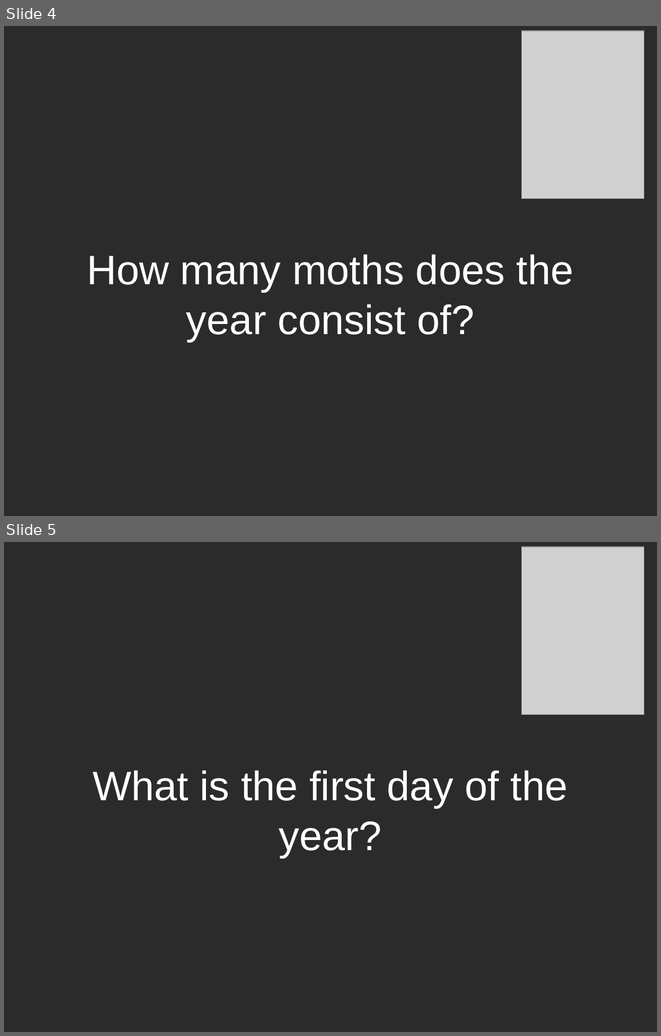
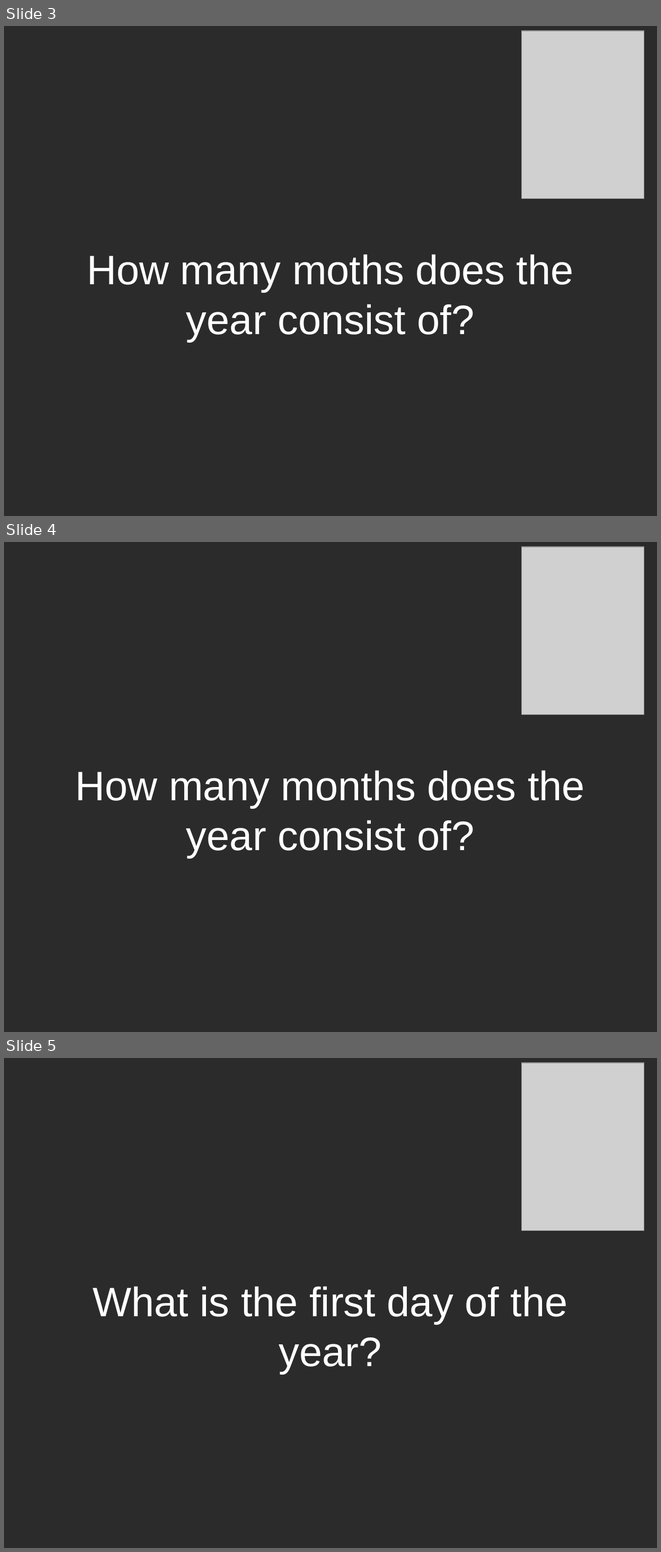
Before and after one commit to dodikk/ESLocale, a slide deck: article/slides/CalendarSqlite.odp. Shown one above the other, each under a label of ours: slides 4 and 5 before the commit, slides 3, 4 and 5 after it. The pictures are 661x1036 and 661x1552 pixels, drawn with LibreOffice and Linux fonts; fonts in the diff are those of the drawing; grey boxes stand for pictures; background and template pictures are left out; a plain dark background stands for a picture behind light text. Boxes give left, top, right and bottom in pixels: in the first picture for what was removed or moved away, otherwise in the second. Text is boxed around its words. In the diff, an @@ line names an element or a change of style, - is before the commit and + after.

```diff
--- a/article/slides/CalendarSqlite.odp
+++ b/article/slides/CalendarSqlite.odp
@@ slide 4 added at <box>4,542,657,1032</box>, background picture (left out) @@
@@ picture added at <box>522,547,645,714</box> @@
@@ text added at <box>76,770,585,858</box>, 50 pt, text #FFFFFF @@
+How many months does the year consist of?
@@ what was slide 4 is now slide 3 @@
```
Also in this commit, not shown: 2 slides changed, 1 other slide added, 1 slide removed, 1 other file.
